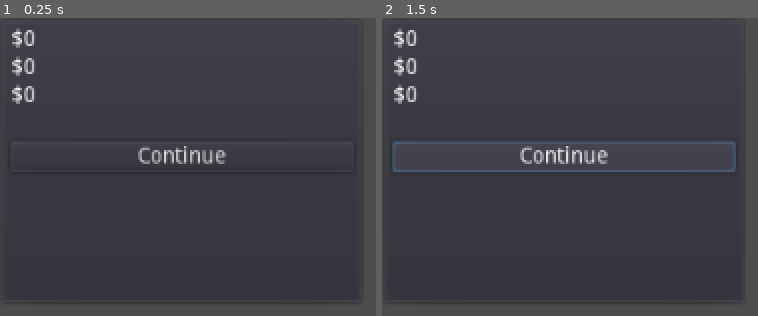
Above: before the commit, frames 1-2 (left to right).
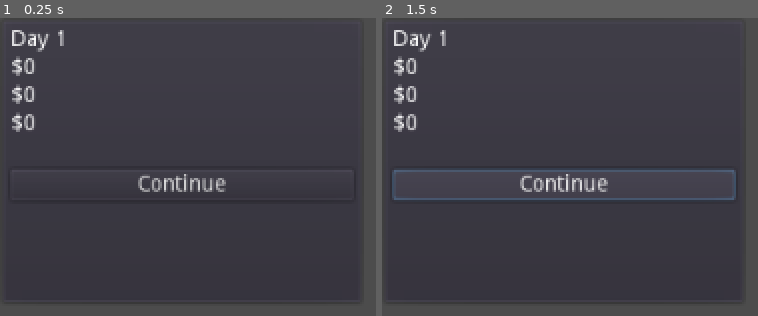
Above: after the commit, the same moments.

Repository: rachd/superhero-dispatcher
Game: Godot game, scene res://DaySummary.tscn
The game is run twice, just before and just after one commit, with the same random seed, the same clock (stepped at 60 frames per second) and the same inputs. This scene is started directly instead of the project's main scene.
Inputs:
- Up to frame 1 (0.25 s): no input
- Up to frame 2 (1.5 s): click "Continue" at 0.5 s; click "Continue" at 1.25 s

The runs differ from the first frame. In frame 1, 2.1% of the frame differs, in the area x 3-61%, y 3-59%; in frame 2, 3.8%, in the area x 2-95%, y 3-62%.

Commit message:
add item shop

Diff:
--- a/DaySummary.gd
+++ b/DaySummary.gd
@@ -22,6 +22,7 @@
 	$VBoxContainer/BudgetLabel.text = "$" + str(starting_budget)
 	$VBoxContainer/AmountSpentLabel.text = "$" + str(amount_spent)
 	$VBoxContainer/TotalLabel.text = "$" + str(starting_budget - amount_spent)
+	$VBoxContainer/DayLabel.text = "Day " + str(GameVariables.day)
 	if is_loss:
 		$VBoxContainer/LossLabel.text = "You Lose"
 		$VBoxContainer/Button.text = "Play Again"
@@ -32,5 +33,7 @@
 func _on_Button_pressed():
 	if is_loss:
 		emit_signal("reset", constants.get_initial_budget())
+		GameVariables.day = 1
 	else:
 		emit_signal("reset", starting_budget - amount_spent + income)
+		GameVariables.day += 1
--- a/DaySummary.tscn
+++ b/DaySummary.tscn
@@ -13,27 +13,32 @@
 margin_right = 226.0
 margin_bottom = 177.0
 
-[node name="BudgetLabel" type="Label" parent="VBoxContainer"]
+[node name="DayLabel" type="Label" parent="VBoxContainer"]
 margin_right = 219.0
 margin_bottom = 14.0
 
-[node name="AmountSpentLabel" type="Label" parent="VBoxContainer"]
+[node name="BudgetLabel" type="Label" parent="VBoxContainer"]
 margin_top = 18.0
 margin_right = 219.0
 margin_bottom = 32.0
 
-[node name="TotalLabel" type="Label" parent="VBoxContainer"]
+[node name="AmountSpentLabel" type="Label" parent="VBoxContainer"]
 margin_top = 36.0
 margin_right = 219.0
 margin_bottom = 50.0
 
-[node name="LossLabel" type="Label" parent="VBoxContainer"]
+[node name="TotalLabel" type="Label" parent="VBoxContainer"]
 margin_top = 54.0
 margin_right = 219.0
 margin_bottom = 68.0
 
-[node name="Button" type="Button" parent="VBoxContainer"]
+[node name="LossLabel" type="Label" parent="VBoxContainer"]
 margin_top = 72.0
 margin_right = 219.0
-margin_bottom = 92.0
+margin_bottom = 86.0
+
+[node name="Button" type="Button" parent="VBoxContainer"]
+margin_top = 90.0
+margin_right = 219.0
+margin_bottom = 110.0
 [connection signal="pressed" from="VBoxContainer/Button" to="." method="_on_Button_pressed"]
--- a/GameVariables.gd
+++ b/GameVariables.gd
@@ -1,3 +1,5 @@
 extends Node
 
 var selected_heros = []
+var day = 1
+var saved_items = []
--- a/HeroPicker.gd
+++ b/HeroPicker.gd
@@ -34,4 +34,5 @@
 
 func _on_StartButton_pressed():
 	GameVariables.selected_heros = selected_hero_names
+	GameVariables.day = 1
 	get_tree().change_scene("res://Main.tscn")
--- /dev/null
+++ b/ItemCard.gd
@@ -0,0 +1,24 @@
+extends VBoxContainer
+
+var item = {}
+
+signal item_bought(item)
+signal item_saved(item)
+
+func connect_buy_button(store):
+	self.connect("item_bought", store, "_on_item_bought")
+	self.connect("item_saved", store, "_on_item_saved")
+
+func set_data(i):
+	item = i
+
+	$TitleLabel.text = item.title
+	$TypeLabel.text = item.type
+	$PriceLabel.text = "$" + str(item.price)
+
+func _on_BuyButton_pressed():
+	emit_signal("item_bought", item)
+
+
+func _on_SaveButton_pressed():
+	emit_signal("item_saved", item)
--- /dev/null
+++ b/ItemCard.tscn
@@ -0,0 +1,38 @@
+[gd_scene load_steps=2 format=2]
+
+[ext_resource path="res://ItemCard.gd" type="Script" id=1]
+
+[node name="ItemCard" type="VBoxContainer"]
+anchor_right = 1.0
+anchor_bottom = 1.0
+script = ExtResource( 1 )
+
+[node name="Sprite" type="Sprite" parent="."]
+
+[node name="TitleLabel" type="Label" parent="."]
+margin_right = 1024.0
+margin_bottom = 14.0
+
+[node name="TypeLabel" type="Label" parent="."]
+margin_top = 18.0
+margin_right = 1024.0
+margin_bottom = 32.0
+
+[node name="PriceLabel" type="Label" parent="."]
+margin_top = 36.0
+margin_right = 1024.0
+margin_bottom = 50.0
+
+[node name="BuyButton" type="Button" parent="."]
+margin_top = 54.0
+margin_right = 1024.0
+margin_bottom = 74.0
+text = "Buy"
+
+[node name="SaveButton" type="Button" parent="."]
+margin_top = 78.0
+margin_right = 1024.0
+margin_bottom = 98.0
+text = "Save"
+[connection signal="pressed" from="BuyButton" to="." method="_on_BuyButton_pressed"]
+[connection signal="pressed" from="SaveButton" to="." method="_on_SaveButton_pressed"]
--- a/Main.gd
+++ b/Main.gd
@@ -7,6 +7,7 @@
 var selected_hero = null
 var summary_scene = preload("res://DaySummary.tscn")
 var hero_scene = preload("res://Hero.tscn")
+var store_scene = preload("res://Store.tscn")
 var is_paused = false
 
 func updateDamage(new_budget):
@@ -37,7 +38,12 @@
 	$HUD.update_damage(damage, cell_type_id)
 
 func _on_Reset(new_budget):
-	starting_budget = new_budget
+	var store = store_scene.instance()
+	store.set_budget(current_budget)
+	add_child(store)
+
+func _on_close_Store(remaining_budget):
+	starting_budget = remaining_budget
 	for child in get_children():
 		if child.has_method("reset"):
 			child.reset()
--- /dev/null
+++ b/Store.gd
@@ -0,0 +1,48 @@
+extends Control
+
+var rng = RandomNumberGenerator.new()
+var item_card_scene = preload("res://ItemCard.tscn")
+
+var items = []
+var budget = 0
+
+var MAX_ITEMS = 6
+
+func set_budget(b):
+	budget = b
+
+func _select_items(num_to_select):
+	var all_items = constants.get_items()
+	var selected_item_indexes = []
+	while selected_item_indexes.size() < num_to_select:
+		print(all_items.size())
+		var item_index = rng.randi_range(0, all_items.size()-1)
+		while selected_item_indexes.has(item_index):
+			item_index = rng.randi_range(0, all_items.size()-1)
+		selected_item_indexes.append(item_index)
+	for index in selected_item_indexes:
+		print(index)
+		items.append(all_items[index])
+
+func _add_item_cards():
+	for item in items:
+		var item_card = item_card_scene.instance()
+		item_card.set_data(item)
+		item_card.connect_buy_button(self)
+		add_child(item_card)
+
+func _on_item_bought(item):
+	print(item)
+
+func _on_item_saved(item):
+	GameVariables.saved_items.append(item)
+
+func _ready():
+	rng.randomize()
+	items = GameVariables.saved_items
+	GameVariables.saved_items = []
+	self._select_items(MAX_ITEMS - items.size())
+	self._add_item_cards()
+
+func _on_Done_pressed():
+	pass
--- /dev/null
+++ b/Store.tscn
@@ -0,0 +1,16 @@
+[gd_scene load_steps=2 format=2]
+
+[ext_resource path="res://Store.gd" type="Script" id=1]
+
+[node name="Store" type="HBoxContainer"]
+margin_left = 20.0
+margin_top = 20.0
+margin_right = 20.0
+margin_bottom = 20.0
+script = ExtResource( 1 )
+
+[node name="Done" type="Button" parent="."]
+margin_right = 46.0
+margin_bottom = 20.0
+text = "Done"
+[connection signal="pressed" from="Done" to="." method="_on_Done_pressed"]
--- a/constants.gd
+++ b/constants.gd
@@ -40,3 +40,43 @@
 			"attack": 50
 		}
 	}
+
+static func get_items():
+	return [
+	{
+		"id": 0,
+		"title": "really nice running sneakers",
+		"type": "foot",
+		"price": 80
+	},
+	{
+		"id": 1,
+		"title": "hoverboots",
+		"type": "foot",
+		"price": 5000
+	},
+	{
+		"id": 2,
+		"title": "test 1",
+		"type": "foot",
+		"price": 200
+	},
+	{
+		"id": 3,
+		"title": "test 2",
+		"type": "foot",
+		"price": 1000
+	},
+	{
+		"id": 4,
+		"title": "test3",
+		"type": "foot",
+		"price": 600
+	},
+	{
+		"id": 5,
+		"title": "test4",
+		"type": "foot",
+		"price": 1400
+	}
+	]
